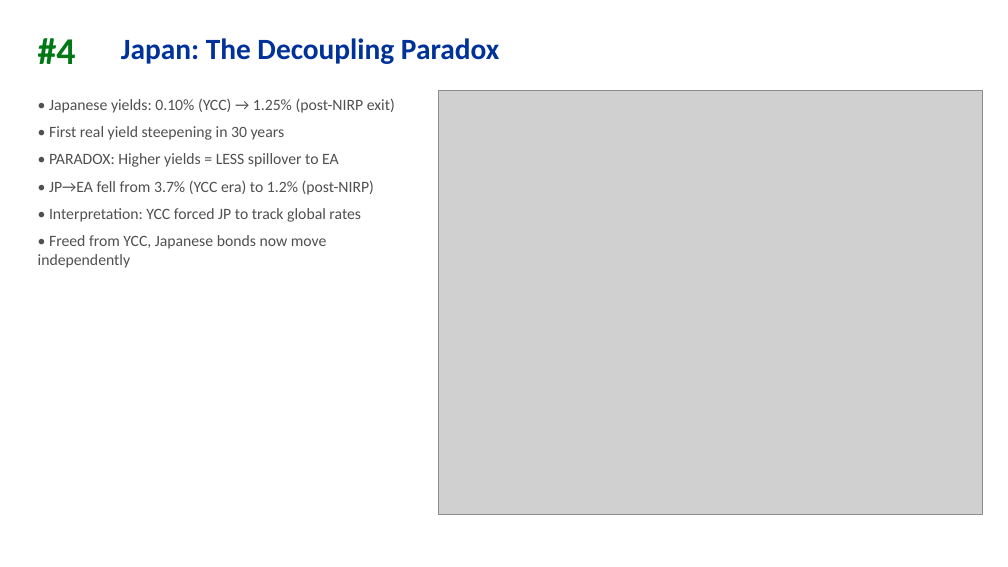
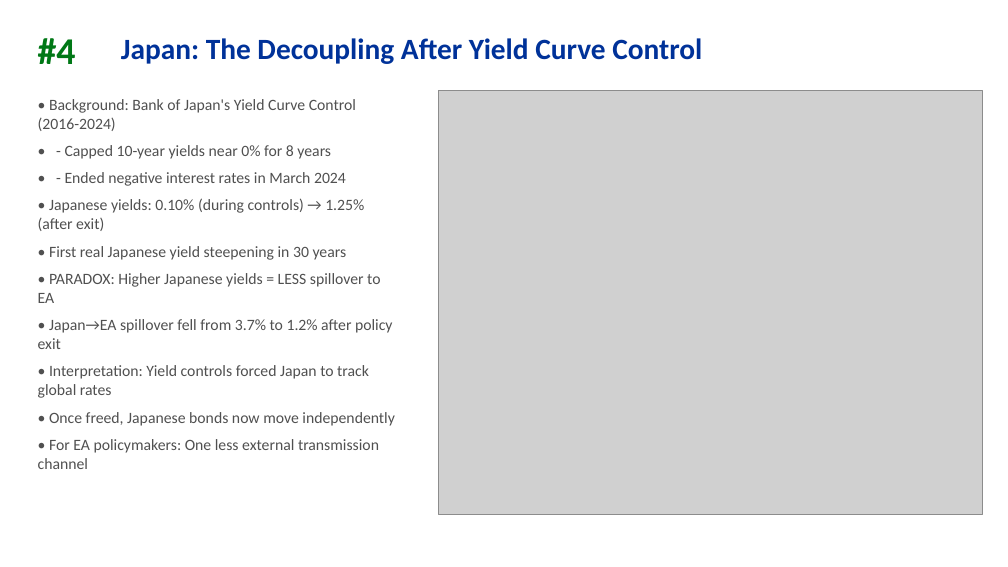
Before and after one commit to jonorice/Bond-spillovers, a slide deck: slide 10 of comprehensive_analysis/Bond_Spillovers_Policymaker_Deck.pptx. Drawn at 1008x567 pixels with LibreOffice and Linux fonts; fonts in the diff are those of the drawing; grey boxes stand for pictures. Boxes give left, top, right and bottom in pixels: in the first picture for what was removed or moved away, otherwise in the second. Text is boxed around its words. In the diff, an @@ line names an element or a change of style, - is before the commit and + after.

```diff
--- a/comprehensive_analysis/Bond_Spillovers_Policymaker_Deck.pptx
+++ b/comprehensive_analysis/Bond_Spillovers_Policymaker_Deck.pptx
@@ text at (121,38,702,64): text changed @@
-Japan: The Decoupling Paradox
+Japan: The Decoupling After Yield Curve Control
@@ text at (38,99,395,469): text changed @@
-• Japanese yields: 0.10% (YCC) → 1.25% (post-NIRP exit)
-• First real yield steepening in 30 years
-• PARADOX: Higher yields = LESS spillover to EA
-• JP→EA fell from 3.7% (YCC era) to 1.2% (post-NIRP)
-• Interpretation: YCC forced JP to track global rates
-• Freed from YCC, Japanese bonds now move independently
+• Background: Bank of Japan's Yield Curve Control (2016-2024)
+• - Capped 10-year yields near 0% for 8 years
+• - Ended negative interest rates in March 2024
+• Japanese yields: 0.10% (during controls) → 1.25% (after exit)
+• First real Japanese yield steepening in 30 years
+• PARADOX: Higher Japanese yields = LESS spillover to EA
+• Japan→EA spillover fell from 3.7% to 1.2% after policy exit
+• Interpretation: Yield controls forced Japan to track global rates
+• Once freed, Japanese bonds now move independently
+• For EA policymakers: One less external transmission channel
```
Also in this commit, not shown: 8 other slides changed, 1 slide removed, 2 other files.
